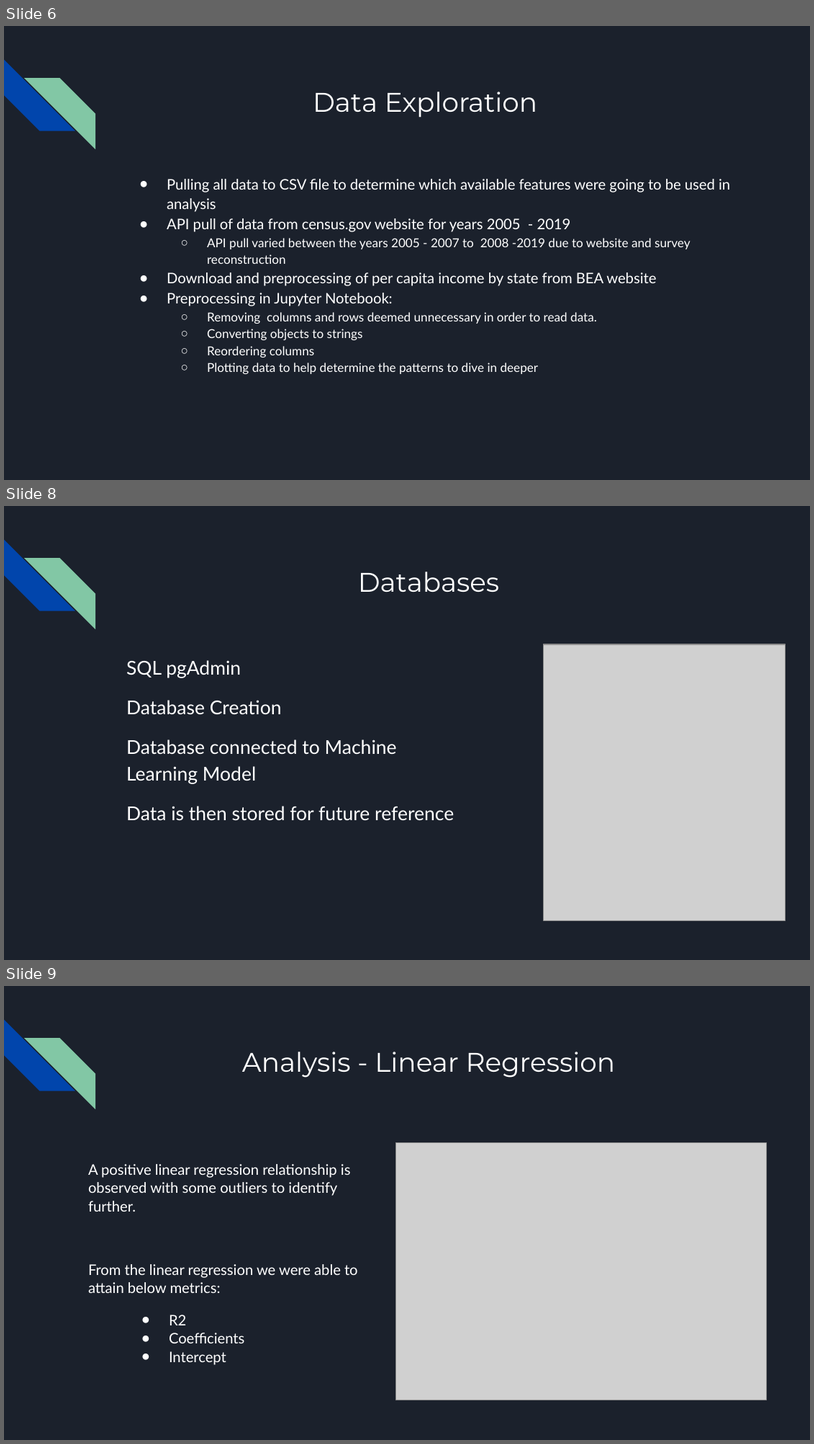
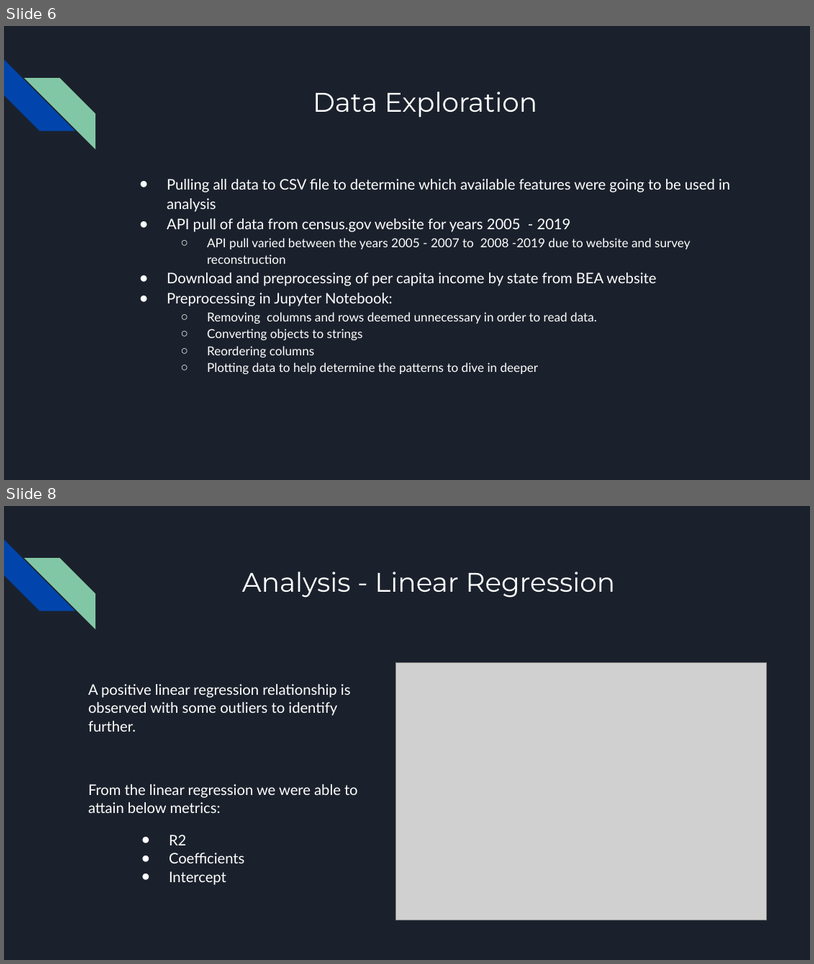
Before and after one commit to VickyCarlson/PCI_Growth, a slide deck: Effect of Educational Attainment on per Capita Growth by State.pptx. Shown one above the other, each under a label of ours: slides 6, 8 and 9 before the commit, slides 6 and 8 after it; the slides between them are not shown. The pictures are 814x1444 and 814x964 pixels, drawn with LibreOffice and Linux fonts; fonts in the diff are those of the drawing; grey boxes stand for pictures. Boxes give left, top, right and bottom in pixels: in the first picture for what was removed or moved away, otherwise in the second. Text is boxed around its words. In the diff, an @@ line names an element or a change of style, - is before the commit and + after.

```diff
--- a/Effect of Educational Attainment on per Capita Growth by State.pptx
+++ b/Effect of Educational Attainment on per Capita Growth by State.pptx
@@ slide 8 removed at [4,506,810,960], background #1B212C; not listed: 2 template elements that a slide beside it also shows @@
@@ title removed at [358,572,499,592] @@
-Databases
@@ picture removed at [543,644,785,920] @@
@@ text removed at [126,660,454,820] @@
-SQL pgAdmin
-Database Creation
-Database connected to Machine Learning Model
-Data is then stored for future reference
@@ what was slide 9 is now slide 8 @@
```
Also in this commit, not shown: 5 slides changed, 3 slides added, 2 other slides removed.
